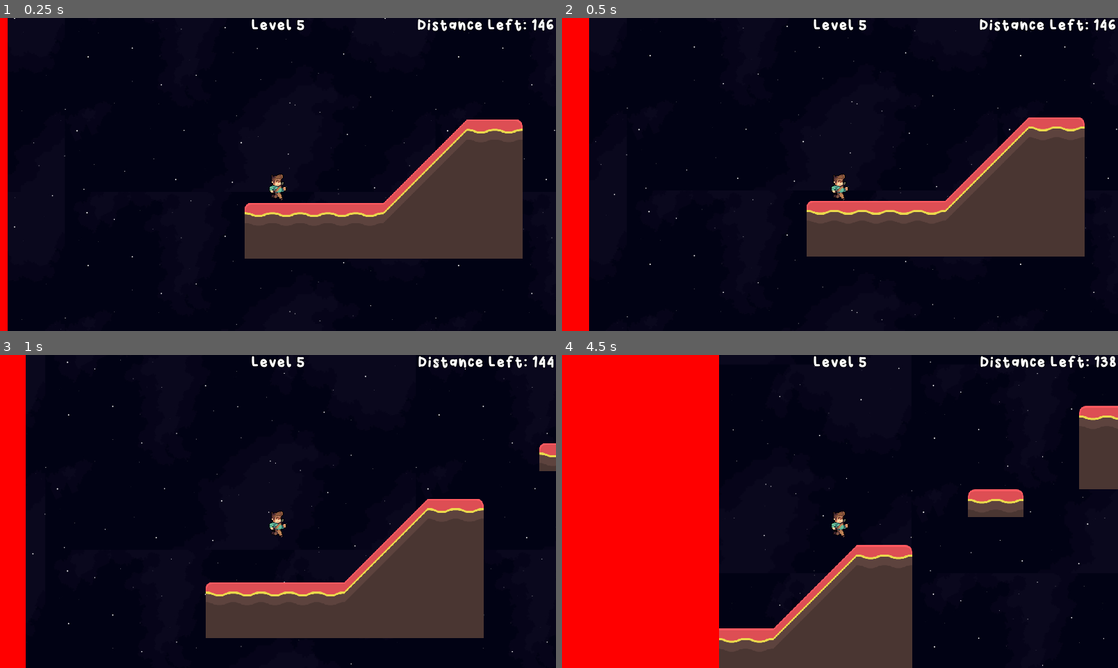
Above: before the commit, frames 1-4 (two rows, left to right).
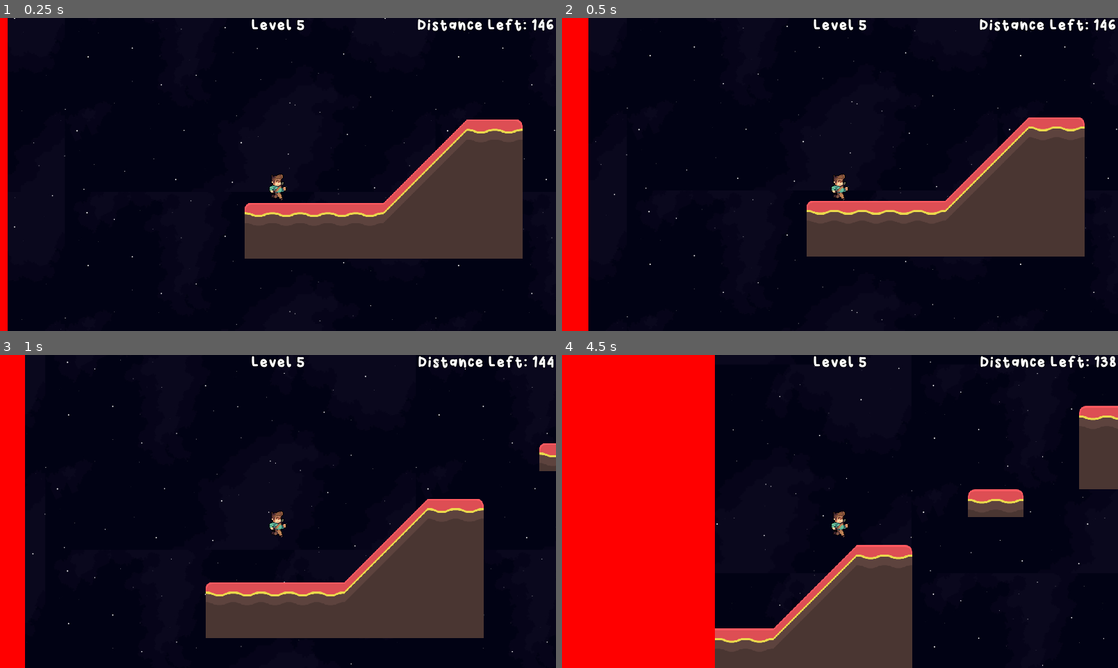
Above: after the commit, the same moments.

Repository: jonahshader/back5_platformer_unit3
Game: Godot game, scene res://scenes/levels/Level_5.tscn
The game is run twice, just before and just after one commit, with the same random seed, the same clock (stepped at 60 frames per second) and the same inputs. This scene is started directly instead of the project's main scene.
Inputs:
- Up to frame 1 (0.25 s): no input
- Up to frame 2 (0.5 s): no input
- Up to frame 3 (1 s): hold Right (move_right) from 0.53 s (still down); tap Space (jump) at 0.77 s
- Up to frame 4 (4.5 s): tap Space (jump) at 1.52, 3.02, 3.77 s; release Right (move_right) at 2.03 s; hold Left (move_left) 2.03-2.78 s; hold Right (move_right) 2.78-4.28 s; hold Left (move_left) from 4.28 s (still down)

Frame 1 is identical in both runs. In frame 2, 0.1% of the frame differs, in the area x 4-5%, y 0-100%; in frame 3, 0.1%; in frame 4, 0.8%, in the area x 27-29%, y 0-100%.

Commit message:
tweaked wall speeds

Diff:
--- a/scenes/levels/Level_5.tscn
+++ b/scenes/levels/Level_5.tscn
@@ -125,7 +125,7 @@
 
 [node name="Death_Wall" parent="." instance=ExtResource( 3 )]
 position = Vector2( -1228.09, 930.086 )
-speed = 174
+speed = 172
 
 [connection signal="body_entered" from="Safehouse" to="Player" method="survived"]
 [connection signal="body_entered" from="Safehouse" to="GameHud" method="survived"]
--- a/scenes/levels/Level_6.tscn
+++ b/scenes/levels/Level_6.tscn
@@ -331,7 +331,7 @@
 
 [node name="Death_Wall" parent="." instance=ExtResource( 5 )]
 position = Vector2( -1212.15, 592.635 )
-speed = 190
+speed = 188
 
 [node name="GameHud" parent="." instance=ExtResource( 3 )]
 
